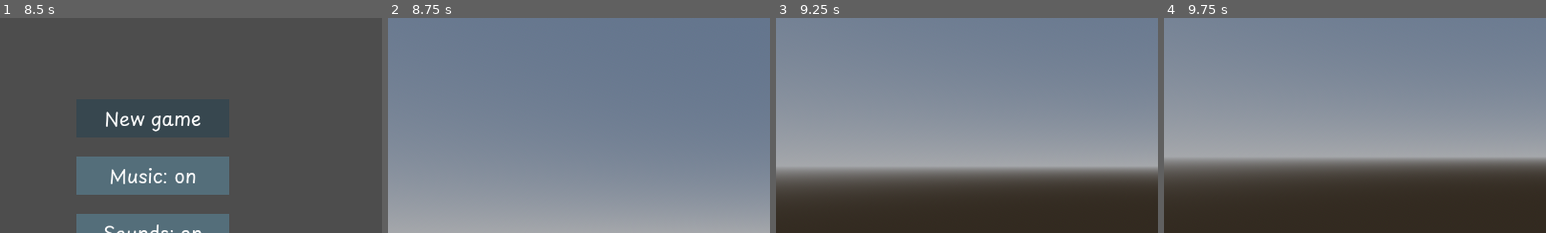
Above: before the commit, frames 1-4 (left to right).
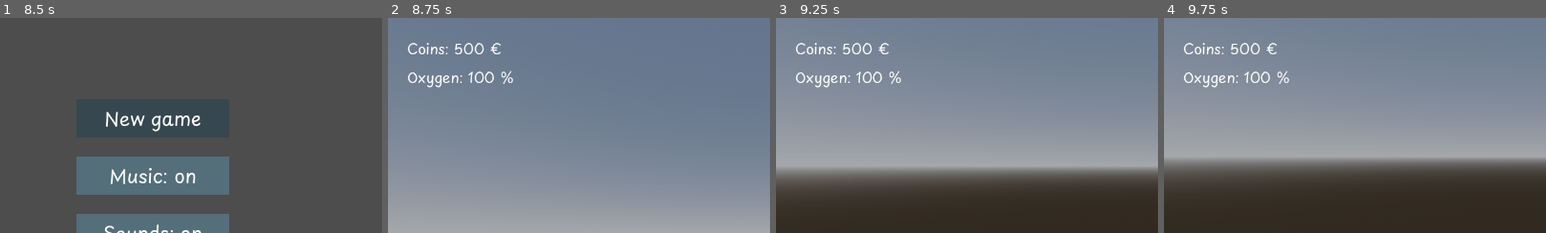
Above: after the commit, the same moments.

Repository: dzejpi/rooted-deep
Game: Godot game, scene res://scenes/ui/splash_scene.tscn
Same seed, same stepped clock (60 frames per second), same inputs: the game is played once before the commit and once after it.
Inputs (mouse positions are % of the whole screen's width and height, from its top left):
- Up to frame 1 (8.5 s): move the mouse to (72, 45) at 0.52 s; hold Right (move_right) 0.53-1.28 s; hold Ctrl (move_crouch) 0.53-1.28 s; tap Space (move_jump) at 0.77, 1.52, 3.02, 3.77, 4.52, 5, 6.02, 6.77, 7.52 s; move the mouse to (30, 55) at 1.27 s; hold Down (move_down) 1.28-2.03 s; tap Shift (move_sprint) every 1.5 s from 1.35 to 7.35 s; tap Enter at 2 s; move the mouse to (60, 28) at 2.02 s; hold Right (move_right) 2.03-2.78 s; hold Ctrl (move_crouch) 2.03-2.78 s; move the mouse to (45, 70) at 2.77 s; hold E (dialog_forward) 2.78-3.53 s; move the mouse to (80, 65) at 3.52 s; hold Ctrl (move_crouch) 3.53-4.28 s; hold Left (move_left) 3.53-5.03 s; move the mouse to (20, 35) at 4.27 s; move the mouse to (55, 50) at 5.02 s; hold Down (move_down) 5.03-5.78 s; hold Ctrl (move_crouch) 5.03-5.78 s; move the mouse to (35, 25) at 5.77 s; hold Right (move_right) 5.78-6.53 s; move the mouse to (72, 45) at 6.52 s; hold E (dialog_forward) 6.53-7.28 s; hold Ctrl (move_crouch) 6.53-7.28 s; move the mouse to (30, 55) at 7.27 s; hold Right (move_right) 7.28-8 s; click "New game" at 8 s
- Up to frame 2 (8.75 s): no input
- Up to frame 3 (9.25 s): move the mouse to (52, 48) at 8.77 s; hold E (dialog_forward) from 8.78 s (still down); hold Ctrl (move_crouch) from 8.78 s (still down)
- Up to frame 4 (9.75 s): tap Enter at 9.5 s; move the mouse to (49, 52) at 9.52 s; release E (dialog_forward) at 9.53 s; release Ctrl (move_crouch) at 9.53 s; hold Left (move_left) from 9.53 s (still down); tap Shift (move_sprint) at 9.6 s
The pictures show only the part of the screen within x 0-50%, y 0-50%; the shares and areas given below are measured in that part.

Frame 1 is identical in both runs. In frame 2, 1.0% of the frame differs, in the area x 5-33%, y 11-33%; in frame 3, 1.0%; in frame 4, 1.0%.

Commit message:
Adjusted some screens.

Diff:
--- a/scenes/game_ui/player_tooltip.tscn
+++ b/scenes/game_ui/player_tooltip.tscn
@@ -1,6 +1,7 @@
-[gd_scene load_steps=2 format=3 uid="uid://uqsnfk54cjss"]
+[gd_scene load_steps=3 format=3 uid="uid://uqsnfk54cjss"]
 
 [ext_resource type="Script" path="res://scripts/game_ui/player_tooltip.gd" id="1_tadtt"]
+[ext_resource type="Theme" uid="uid://5cp3idadbxgk" path="res://themes/regular_text_theme.tres" id="2_fti50"]
 
 [node name="PlayerTooltip" type="Node2D"]
 script = ExtResource("1_tadtt")
@@ -8,6 +9,7 @@
 [node name="TooltipLabel" type="Label" parent="."]
 offset_right = 1280.0
 offset_bottom = 48.0
+theme = ExtResource("2_fti50")
 text = "Placeholder tooltip"
 horizontal_alignment = 1
 vertical_alignment = 1
--- a/scenes/game_ui/typewriter_dialog_scene.tscn
+++ b/scenes/game_ui/typewriter_dialog_scene.tscn
@@ -1,7 +1,8 @@
-[gd_scene load_steps=3 format=3 uid="uid://d0k77qlot24nc"]
+[gd_scene load_steps=4 format=3 uid="uid://d0k77qlot24nc"]
 
 [ext_resource type="Texture2D" uid="uid://c34t687ys3xjh" path="res://assets/sprites/dialogue/dialogue_text_background.png" id="1_lece7"]
 [ext_resource type="Script" path="res://scripts/game_ui/typewriter_dialog_scene.gd" id="1_sml3d"]
+[ext_resource type="Theme" uid="uid://5cp3idadbxgk" path="res://themes/regular_text_theme.tres" id="3_55y2e"]
 
 [node name="TypewriterDialogScene" type="Node2D"]
 script = ExtResource("1_sml3d")
@@ -18,12 +19,14 @@
 offset_top = 16.0
 offset_right = 1136.0
 offset_bottom = 176.0
+theme = ExtResource("3_55y2e")
 text = "Dialog text placeholder."
 
 [node name="TooltipLabel" type="Label" parent="TextNode/TextBackgroundSprite"]
 offset_left = 16.0
-offset_top = 153.0
+offset_top = 192.0
 offset_right = 1136.0
-offset_bottom = 176.0
+offset_bottom = 230.0
+theme = ExtResource("3_55y2e")
 text = "Press E to dismiss"
 horizontal_alignment = 1
--- a/scenes/player/player_floating_scene.tscn
+++ b/scenes/player/player_floating_scene.tscn
@@ -6,6 +6,7 @@
 [ext_resource type="PackedScene" uid="uid://cpoy7p032mikq" path="res://scenes/game_ui/game_won_scene.tscn" id="4_23rr2"]
 [ext_resource type="PackedScene" uid="uid://d0k77qlot24nc" path="res://scenes/game_ui/typewriter_dialog_scene.tscn" id="5_pf534"]
 [ext_resource type="PackedScene" uid="uid://uqsnfk54cjss" path="res://scenes/game_ui/player_tooltip.tscn" id="6_utufl"]
+[ext_resource type="Theme" uid="uid://5cp3idadbxgk" path="res://themes/regular_text_theme.tres" id="7_gyubv"]
 
 [sub_resource type="CapsuleShape3D" id="CapsuleShape3D_votpe"]
 
@@ -45,3 +46,21 @@
 
 [node name="PlayerTooltip" parent="PlayerUI/GameUI" instance=ExtResource("6_utufl")]
 position = Vector2(0, 392)
+
+[node name="Stats" type="Node" parent="PlayerUI"]
+
+[node name="CurrencyLabel" type="Label" parent="PlayerUI/Stats"]
+offset_left = 32.0
+offset_top = 32.0
+offset_right = 102.0
+offset_bottom = 70.0
+theme = ExtResource("7_gyubv")
+text = "Coins: 500 €"
+
+[node name="OxygenLabel" type="Label" parent="PlayerUI/Stats"]
+offset_left = 32.0
+offset_top = 80.0
+offset_right = 126.0
+offset_bottom = 118.0
+theme = ExtResource("7_gyubv")
+text = "Oxygen: 100 %"
Not shown: 1 places in scenes/player/player_floating_scene.tscn that only renumber resources
